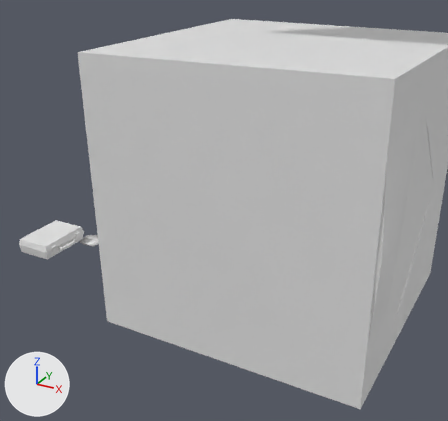
One commit to the Blender file Assets/Models/Charchters/CharchterItems.blend: the scene before it, then after it.
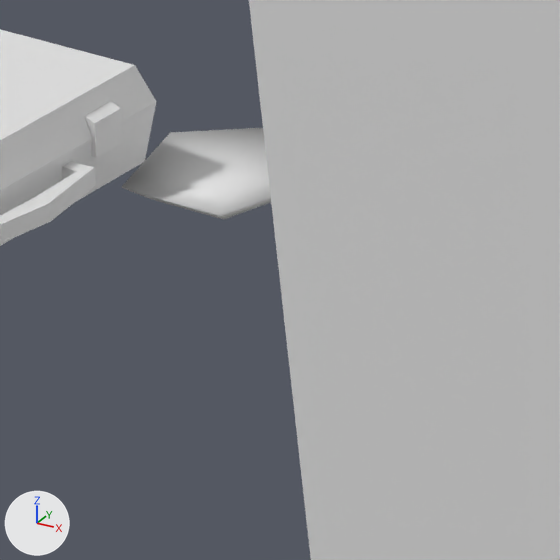
Each version is shown from a 50 mm camera at (74.7, -82.9, 53.9) aimed at (21.6, 13.6, 5.7), then close up on the part from 14% to 30% of the width and 52% to 69% of the height. The lights are fixed; the arrows at lower left show +X, +Y and +Z.

Objects in the first close-up: 'BriefCaseBase', 'BriefCaseTop', 'IceCube', 'LockR', 'Plate'.
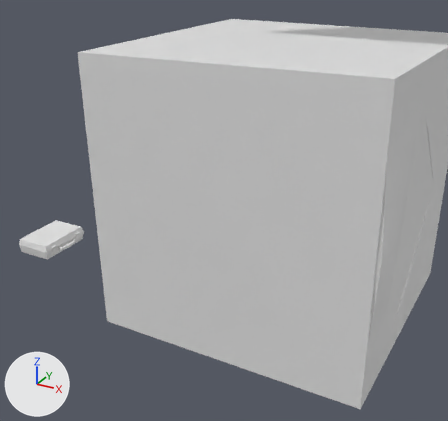
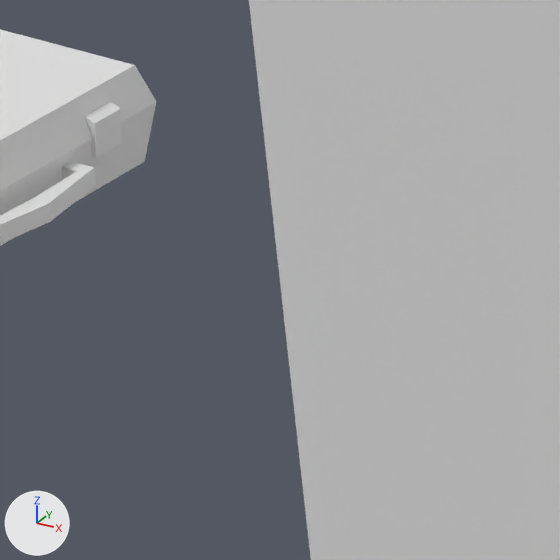
Location of each change, (x1, y1, x2, y2) in pixels of the close-ups (560 x 560 px):
'Plate', moved (not visible afterwards)
    before: (122, 128, 271, 219)

Diff of the bpy script that builds the scene:
```diff
--- a/Assets/Models/Charchters/CharchterItems.blend.py
+++ b/Assets/Models/Charchters/CharchterItems.blend.py
@@ ob_plate @@
 ob_plate = bpy.data.objects.new('Plate', me_cylinder)
-ob_plate.location = (0.0, 0.0, 0.0)
+ob_plate.location = (5.0, 0.0, 0.0)
```
